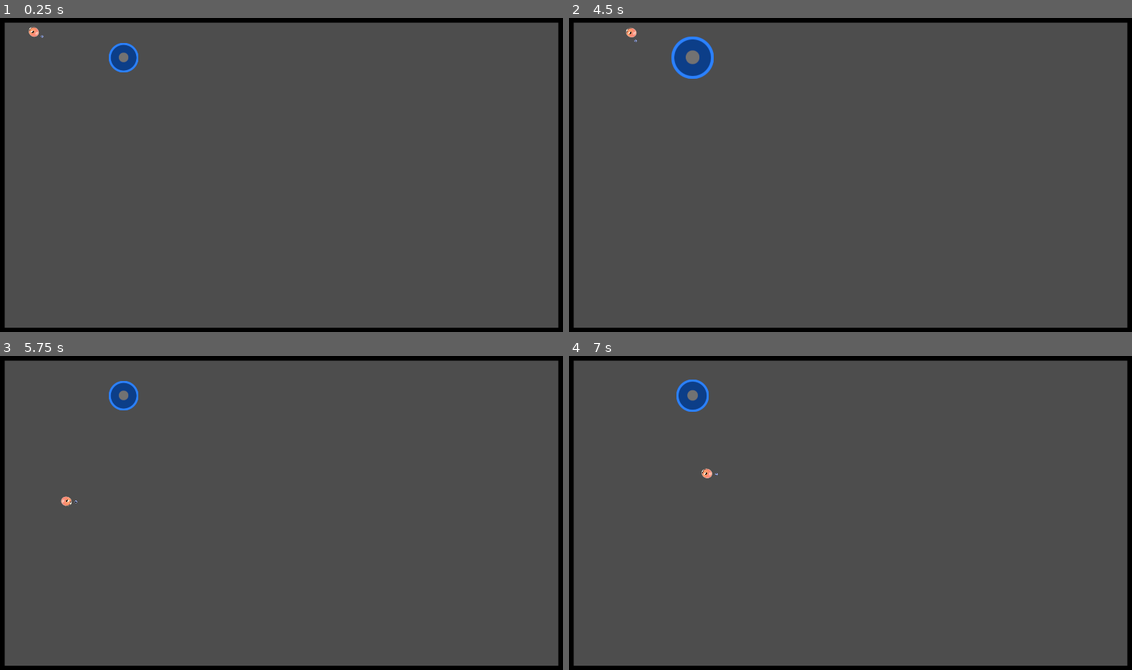
Above: before the commit, frames 1-4 (two rows, left to right).
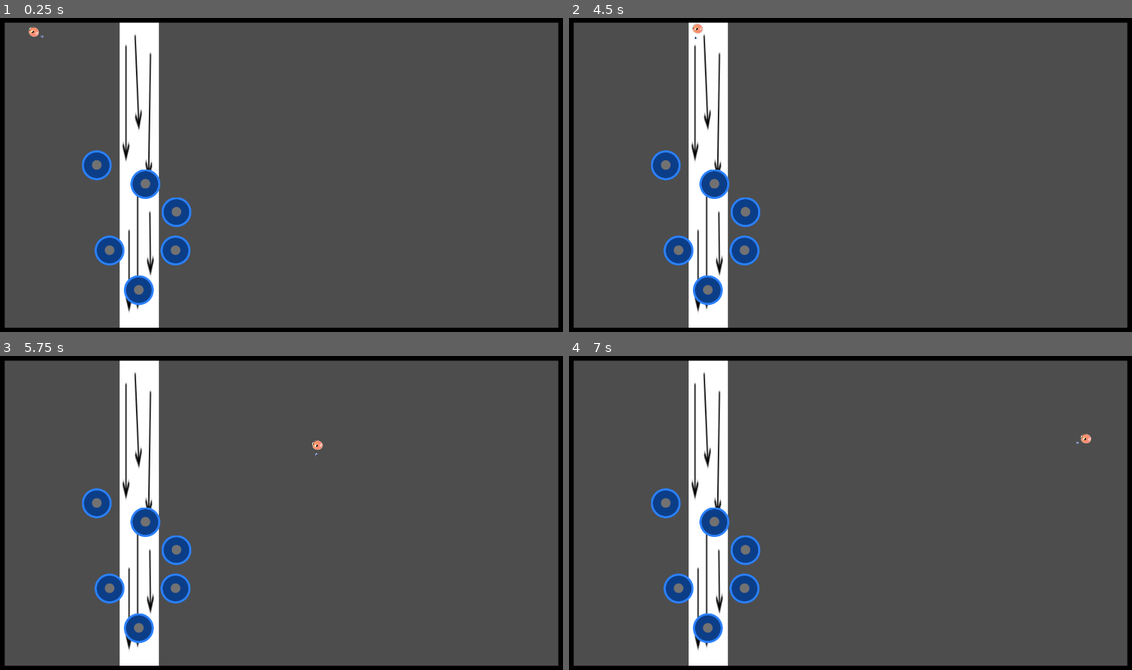
Above: after the commit, the same moments.

Repository: davifarhi/GGJ25-CrashSim-Untitled
Game: Godot game, scene res://scenes/TestPhysique.tscn
Two runs of this game, one before a commit and one after it. Both use one fixed random seed, a clock stepped at 60 frames per second and the inputs below.
Inputs (mouse positions are in pixels of both pictures, inside the frame that each line leads up to):
- Up to frame 1 (0.25 s): no input
- Up to frame 2 (4.5 s): tap Enter at 0.5, 3.5 s; move the mouse to (974, 159) at 0.52 s; click (974, 159) at 0.6 s; move the mouse to (737, 190) at 1.27 s; click (737, 190) at 1.35 s; move the mouse to (906, 102) at 2.02 s; click (906, 102) at 2.1 s; tap Space at 2.75 s; move the mouse to (822, 237) at 2.77 s; click (822, 237) at 2.85 s; move the mouse to (1025, 222) at 3.52 s; click (1025, 222) at 3.6 s; move the mouse to (675, 124) at 4.27 s; click (675, 124) at 4.35 s
- Up to frame 3 (5.75 s): move the mouse to (309, 513) at 5.02 s; click (309, 513) at 5.1 s
- Up to frame 4 (7 s): move the mouse to (766, 431) at 5.77 s; click (766, 431) at 5.85 s; move the mouse to (974, 497) at 6.52 s; click (974, 497) at 6.6 s

The runs differ from the first frame. In frame 1, 8.3% of the frame differs, in the area x 14-34%, y 1-99%; in frame 2, 8.5%, in the area x 10-34%, y 1-99%; in frame 3, 8.4%; in frame 4, 8.4%.

Commit message:
Removed wind turbine '* delta' and added more to testPhyisique

Diff:
--- a/ggj-crashsim-untilted/scenes/TestPhysique.tscn
+++ b/ggj-crashsim-untilted/scenes/TestPhysique.tscn
@@ -1,13 +1,21 @@
-[gd_scene load_steps=4 format=4 uid="uid://cc2eu2n0fag1s"]
+[gd_scene load_steps=5 format=4 uid="uid://cc2eu2n0fag1s"]
 
 [ext_resource type="PackedScene" uid="uid://b6j1f4wg7fctp" path="res://scenes/Boubou.tscn" id="1_tasia"]
 [ext_resource type="PackedScene" uid="uid://wakg8ukvu4bk" path="res://scenes/obstacles/round_bumper.tscn" id="2_pe7dj"]
 [ext_resource type="PackedScene" uid="uid://b3gda251w5tng" path="res://scenes/BaseMapTileMap.tscn" id="3_cuq61"]
+[ext_resource type="PackedScene" uid="uid://dr8qcb8xad7lc" path="res://scenes/obstacles/wind_turbine.tscn" id="4_mii5k"]
 
 [node name="Node2D" type="Node2D"]
 
+[node name="WindTurbine" parent="." instance=ExtResource("4_mii5k")]
+position = Vector2(480, 38)
+scale = Vector2(1, 8.105)
+
 [node name="RoundBumper" parent="." instance=ExtResource("2_pe7dj")]
-position = Vector2(431, 150)
+position = Vector2(384, 797)
+
+[node name="RoundBumper2" parent="." instance=ExtResource("2_pe7dj")]
+position = Vector2(605, 797)
 
 [node name="Boubou" parent="." instance=ExtResource("1_tasia")]
 position = Vector2(130, 63)
@@ -16,3 +24,15 @@
 [node name="TileMapLayer" parent="." instance=ExtResource("3_cuq61")]
 tile_map_data = PackedByteArray("AAAAAAAAAAAAAAAAAAABAAAAAAAAAAAAAAACAAAAAAAAAAAAAAADAAAAAAAAAAAAAAAEAAAAAAAAAAAAAAAFAA …(5936 unchanged characters)…
 script = null
+
+[node name="RoundBumper3" parent="." instance=ExtResource("2_pe7dj")]
+position = Vector2(341, 511)
+
+[node name="RoundBumper4" parent="." instance=ExtResource("2_pe7dj")]
+position = Vector2(504, 574)
+
+[node name="RoundBumper5" parent="." instance=ExtResource("2_pe7dj")]
+position = Vector2(608, 668)
+
+[node name="RoundBumper6" parent="." instance=ExtResource("2_pe7dj")]
+position = Vector2(482, 930)
--- a/ggj-crashsim-untilted/scenes/obstacles/wind_turbine.tscn
+++ b/ggj-crashsim-untilted/scenes/obstacles/wind_turbine.tscn
@@ -15,7 +15,7 @@
 
 [node name="WindBox" type="Area2D" parent="."]
 script = ExtResource("1_7hnom")
-acceleration_amount_per_second = 2000.0
+acceleration_amount_per_second = 1000.0
 
 [node name="CollisionShape2D" type="CollisionShape2D" parent="WindBox"]
 position = Vector2(1, 67.5)
--- a/ggj-crashsim-untilted/scenes/wind_box.gd
+++ b/ggj-crashsim-untilted/scenes/wind_box.gd
@@ -20,7 +20,7 @@
 		return
 	var direction_factor: float = -1 if pull else 1;
 	var direction = Vector2(0, 1).rotated(global_rotation)
-	player.apply_central_force(direction_factor * acceleration_amount_per_second * direction * delta)
+	player.apply_central_force(direction_factor * acceleration_amount_per_second * direction)
 
 func _on_windbox_entered(body: Node2D) -> void:
 	if body is Boubou:
